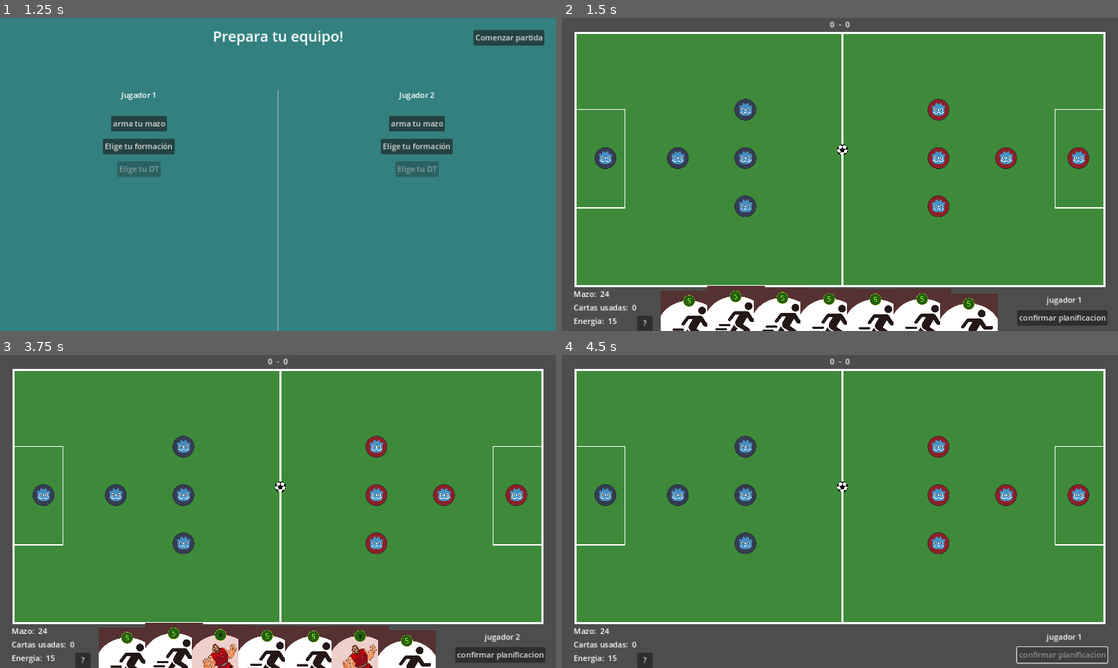
Above: before the commit, frames 1-4 (two rows, left to right).
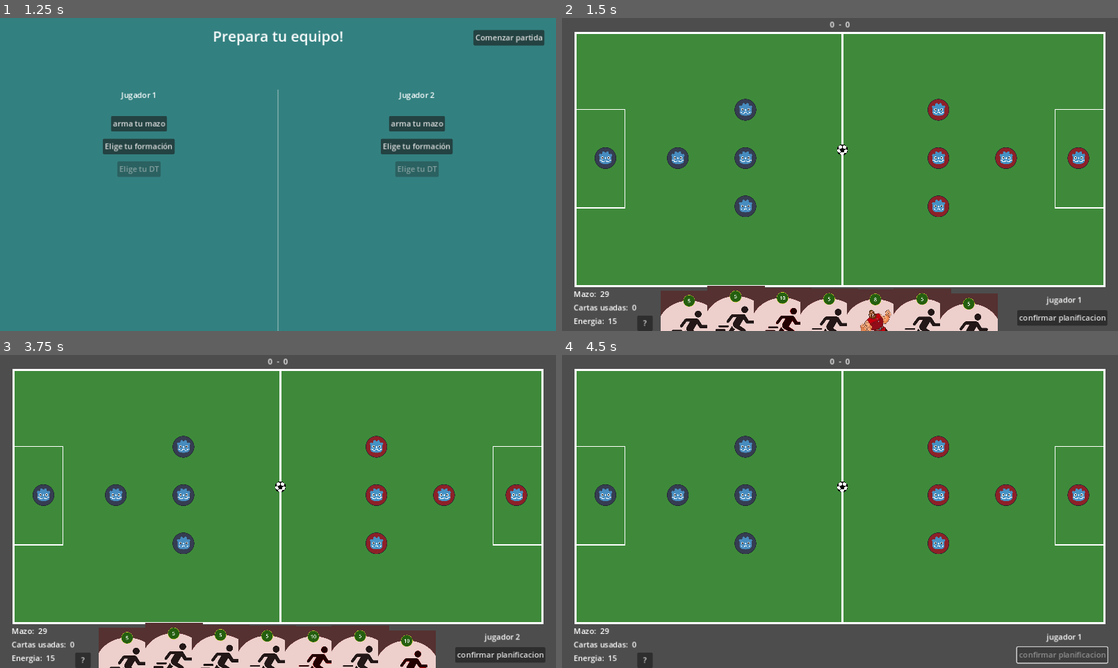
Above: after the commit, the same moments.

Repository: CardozoCasariegoLuciano/IDV_Boss_2024_S2
Game: Godot game, scene res://Views/main_menu/main_menu.tscn
Two runs of this game, one before a commit and one after it. Both use one fixed random seed, a clock stepped at 60 frames per second and the inputs below.
Inputs:
- Up to frame 1 (1.25 s): click "Nuevo juego" at 0.5 s
- Up to frame 2 (1.5 s): click "Comenzar partida" at 1.25 s
- Up to frame 3 (3.75 s): click "confirmar planificacion" at 2 s; click "?" at 2.75 s; click "Estoy listo" at 3.5 s
- Up to frame 4 (4.5 s): click "confirmar planificacion" at 4.25 s

Frame 1 is identical in both runs. In frame 2, 4.8% of the frame differs, in the area x 7-79%, y 87-100%; in frame 3, 4.0%; in frame 4, less than 0.1%.

Commit message:
add new card

Diff:
--- a/entities/carts/card_options/card_option.gd
+++ b/entities/carts/card_options/card_option.gd
@@ -29,10 +29,16 @@
 
 func _on_remove_cards() -> void:
 	if(player == 1 and card.player_1_quantity > 0):
-		card.player_1_quantity -= card.step_quantity
+		if(card.player_1_quantity - card.step_quantity > 0):
+			card.player_1_quantity -= card.step_quantity
+		else:
+			card.player_1_quantity = 0
 		label.text = str(card.player_1_quantity)
 	if(player == 2 and card.player_2_quantity > 0):
-		card.player_2_quantity -= card.step_quantity
+		if(card.player_2_quantity - card.step_quantity > 0):
+			card.player_2_quantity -= card.step_quantity
+		else:
+			card.player_2_quantity = 0
 		label.text = str(card.player_2_quantity)
 	on_update_option_quantity.emit()
 
--- a/entities/carts/cart_template/card_template.gd
+++ b/entities/carts/cart_template/card_template.gd
@@ -6,7 +6,7 @@
 
 @onready var panel: Panel = $Panel
 @onready var canvas_layer: CanvasLayer = $CanvasLayer
-@onready var card_sprite: Sprite2D = $Sprite2D
+@onready var card_sprite: Sprite2D = $Card
 @onready var button: Button = $CanvasLayer/Button
 @onready var card_sfx: AudioStreamPlayer = $CardSfx
 
@@ -40,15 +40,20 @@
 	_play_sfx(take_card_sfx)
 	card_sprite.visible = value
 
+#Este es el metodo principa, es la accion que hace la carta al momento de ejecutar
+#las jugadas de las 2 personas
 func apply_action():
 	pass
 
+#Este metodo se ejecuta luego de que se disparen las jugadas de las 2 personas
 func clean_target():
 	pass
 
+#Este metodo se ejecuta cuando un juegador termina su turno
 func after_turn():
 	pass
 
+#Este metodo se ejecuta luego de asignar la carta al objetivo
 func after_set_data():
 	pass
 
--- a/entities/carts/cart_template/card_template.tscn
+++ b/entities/carts/cart_template/card_template.tscn
@@ -22,9 +22,44 @@
 scale = Vector2(0.2, 0.2)
 script = ExtResource("2_gt6uc")
 
-[node name="Sprite2D" type="Sprite2D" parent="."]
+[node name="Card" type="Sprite2D" parent="."]
 scale = Vector2(0.3, 0.3)
 texture = ExtResource("3_rgsyl")
+
+[node name="Energy" type="Label" parent="Card"]
+offset_left = -37.0
+offset_top = -310.0
+offset_right = 33.0
+offset_bottom = -247.0
+theme_override_font_sizes/font_size = 35
+horizontal_alignment = 1
+vertical_alignment = 1
+
+[node name="Name" type="Label" parent="Card"]
+anchors_preset = -1
+anchor_left = 0.242
+anchor_top = 0.596
+anchor_right = 0.75
+anchor_bottom = 0.667
+offset_left = -199.8
+offset_top = -350.2
+offset_right = -200.0
+offset_bottom = -349.9
+theme_override_font_sizes/font_size = 25
+horizontal_alignment = 1
+vertical_alignment = 1
+
+[node name="Description" type="Label" parent="Card"]
+offset_left = -157.0
+offset_top = 143.0
+offset_right = 163.0
+offset_bottom = 300.0
+theme_override_colors/font_color = Color(0, 0, 0, 1)
+theme_override_font_sizes/font_size = 20
+autowrap_mode = 3
+
+[node name="Card_image" type="Sprite2D" parent="Card"]
+position = Vector2(0, -63.3333)
 
 [node name="CanvasLayer" type="CanvasLayer" parent="."]
 layer = 4
--- a/entities/carts/cart_template/fullscreen_card_panel.gd
+++ b/entities/carts/cart_template/fullscreen_card_panel.gd
@@ -1,6 +1,6 @@
 extends Panel
 @onready var canvas_layer: CanvasLayer = $".."
-@onready var parrent_sprite: Sprite2D = $"../../Sprite2D"
+@onready var parrent_sprite: Sprite2D = $"../../Card"
 
 func _ready() -> void:
 	var fullScreen:Sprite2D = parrent_sprite.duplicate()
--- a/entities/carts/cart_template/panel.gd
+++ b/entities/carts/cart_template/panel.gd
@@ -1,6 +1,6 @@
 extends Panel
 @onready var card: Card_template = $".."
-@onready var card_sprite: Sprite2D = $"../Sprite2D"
+@onready var card_sprite: Sprite2D = $"../Card"
 @onready var card_fullscreen: CanvasLayer = $"../CanvasLayer"
 
 var is_hover = false
--- a/entities/carts/movements/move_card/move_card.tscn
+++ b/entities/carts/movements/move_card/move_card.tscn
@@ -1,11 +1,30 @@
-[gd_scene load_steps=4 format=3 uid="uid://caw0pdl6xb3ht"]
+[gd_scene load_steps=6 format=3 uid="uid://caw0pdl6xb3ht"]
 
 [ext_resource type="PackedScene" uid="uid://c81uyxatkkoh5" path="res://entities/carts/cart_template/card_template.tscn" id="1_cc4bb"]
 [ext_resource type="Script" path="res://entities/carts/movements/move_card/move_card.gd" id="2_v3gpk"]
-[ext_resource type="Texture2D" uid="uid://bntl365nhbq2k" path="res://assets/cards/final_assets/move_card.png" id="3_tuwpe"]
+[ext_resource type="Texture2D" uid="uid://ojabt8mm70fs" path="res://assets/cards/final_assets/run.png" id="3_lu4qk"]
+
+[sub_resource type="Resource" id="Resource_0jn6i"]
+metadata/__load_path__ = "res://assets/audio/ui/takeIt.mp3"
+
+[sub_resource type="Resource" id="Resource_l3xo5"]
+metadata/__load_path__ = "res://assets/audio/ui/cardPlayed.mp3"
 
 [node name="Card_Template" instance=ExtResource("1_cc4bb")]
 script = ExtResource("2_v3gpk")
+take_card_sfx = SubResource("Resource_0jn6i")
+card_played_sfx = SubResource("Resource_l3xo5")
 
-[node name="Sprite2D" parent="." index="1"]
-texture = ExtResource("3_tuwpe")
+[node name="Energy" parent="Card" index="0"]
+text = "5"
+
+[node name="Name" parent="Card" index="1"]
+text = "Mover"
+
+[node name="Description" parent="Card" index="2"]
+text = "Esta carta mueve un jugador por la cancha"
+
+[node name="Card_image" parent="Card" index="3"]
+position = Vector2(-16.6667, -86.6666)
+scale = Vector2(1.5641, 1.5641)
+texture = ExtResource("3_lu4qk")
--- /dev/null
+++ b/entities/carts/movements/move_card_plus/move_card_plus.gd
@@ -0,0 +1,53 @@
+extends Card_template
+
+var click_init_value
+var click_last_value
+var player: Player
+var max_range_value = 250
+
+func _ready() -> void:
+	scene_path = preload("res://entities/carts/movements/move_card_plus/move_card_plus.tscn")
+	energy_cost = 10
+	power = 20000
+	require_click = true
+
+func _physics_process(delta: float) -> void:
+	if(!player): return
+	player.selected.rotation += 8.0 * delta
+	if(click_init_value):
+		var angle = ( click_init_value - get_global_mouse_position()).angle()
+		player.arrow_direction.set_deferred("rotation", angle)
+
+		var distance = clamp(click_init_value.distance_to(get_global_mouse_position()), 0, max_range_value)
+		var color_factor = distance / max_range_value
+		var color = Color(1, 1 - color_factor, 1 - color_factor)
+		player.arrow_direction.modulate = color
+
+func _input(event):
+	if(!player): return
+	if event is InputEventMouseButton:
+		if event.button_index == MOUSE_BUTTON_LEFT  and event.pressed:
+			click_init_value = event.position
+			player.arrow_direction.visible = true
+			player.arrow_direction.modulate = Color.WHITE
+		if event.button_index == MOUSE_BUTTON_LEFT  and !event.pressed:
+			click_last_value =  event.position
+			player.selected.visible = false
+			player = null
+
+func after_turn():
+	if(!card_target): return
+	card_target.arrow_direction.visible = false
+
+func after_set_data():
+	if(!card_target): return
+	self.player = card_target
+	card_target.selected.visible = true
+
+
+func apply_action():
+	var execute_player = card_target as Player
+	execute_player.arrow_direction.visible = false
+	var distance_selected = click_init_value.distance_to(click_last_value) / max_range_value
+	var impulse = (click_init_value - click_last_value).normalized() * power * clamp(distance_selected, 0.1, 1)
+	execute_player.apply_central_impulse(impulse)
--- /dev/null
+++ b/entities/carts/movements/move_card_plus/move_card_plus.tscn
@@ -0,0 +1,27 @@
+[gd_scene load_steps=4 format=3 uid="uid://dlyymgpl7clt3"]
+
+[ext_resource type="PackedScene" uid="uid://c81uyxatkkoh5" path="res://entities/carts/cart_template/card_template.tscn" id="1_o182l"]
+[ext_resource type="Script" path="res://entities/carts/movements/move_card_plus/move_card_plus.gd" id="2_6p8f0"]
+[ext_resource type="Texture2D" uid="uid://ojabt8mm70fs" path="res://assets/cards/final_assets/run.png" id="3_b0yvt"]
+
+[node name="Card_Template" instance=ExtResource("1_o182l")]
+script = ExtResource("2_6p8f0")
+take_card_sfx = null
+card_played_sfx = null
+
+[node name="Energy" parent="Card" index="0"]
+text = "10
+"
+
+[node name="Name" parent="Card" index="1"]
+text = "Mover Plus"
+
+[node name="Description" parent="Card" index="2"]
+text = "Esta carta puede mover al jugador una mayor distancia"
+
+[node name="Card_image" parent="Card" index="3"]
+modulate = Color(1, 0, 0, 1)
+self_modulate = Color(1, 0, 0, 1)
+position = Vector2(0, -90)
+scale = Vector2(1.50962, 1.50962)
+texture = ExtResource("3_b0yvt")
--- a/entities/carts/powers/gigant/gigant_card.tscn
+++ b/entities/carts/powers/gigant/gigant_card.tscn
@@ -1,59 +1,30 @@
-[gd_scene load_steps=4 format=3 uid="uid://dcthvb3ax6c65"]
+[gd_scene load_steps=6 format=3 uid="uid://dcthvb3ax6c65"]
 
 [ext_resource type="PackedScene" uid="uid://c81uyxatkkoh5" path="res://entities/carts/cart_template/card_template.tscn" id="1_tiu8e"]
 [ext_resource type="Script" path="res://entities/carts/powers/gigant/gigant_card.gd" id="2_djshs"]
 [ext_resource type="Texture2D" uid="uid://vh0ufmdu23og" path="res://assets/cards/final_assets/images.png" id="3_1stf7"]
 
+[sub_resource type="Resource" id="Resource_0jn6i"]
+metadata/__load_path__ = "res://assets/audio/ui/takeIt.mp3"
+
+[sub_resource type="Resource" id="Resource_l3xo5"]
+metadata/__load_path__ = "res://assets/audio/ui/cardPlayed.mp3"
+
 [node name="Card_Template" instance=ExtResource("1_tiu8e")]
 script = ExtResource("2_djshs")
+take_card_sfx = SubResource("Resource_0jn6i")
+card_played_sfx = SubResource("Resource_l3xo5")
 
-[node name="Label" type="Label" parent="Sprite2D" index="0"]
-anchors_preset = 7
-anchor_left = 0.5
-anchor_top = 1.0
-anchor_right = 0.5
-anchor_bottom = 1.0
-offset_left = -256.0
-offset_top = -628.667
-offset_right = -144.0
-offset_bottom = -586.667
-grow_horizontal = 2
-grow_vertical = 0
-theme_override_colors/font_color = Color(0, 0, 0, 1)
-theme_override_font_sizes/font_size = 30
+[node name="Energy" parent="Card" index="0"]
+text = "8"
+
+[node name="Name" parent="Card" index="1"]
 text = "Gigante"
 
-[node name="Label2" type="Label" parent="Sprite2D" index="1"]
-anchors_preset = 7
-anchor_left = 0.5
-anchor_top = 1.0
-anchor_right = 0.5
-anchor_bottom = 1.0
-offset_left = -363.0
-offset_top = -567.0
-offset_right = -27.0
-offset_bottom = -393.0
-grow_horizontal = 2
-grow_vertical = 0
-theme_override_colors/font_color = Color(0, 0, 0, 1)
-theme_override_font_sizes/font_size = 15
+[node name="Description" parent="Card" index="2"]
 text = "Aumenta la masa del jugador, lo que le permite empujar a los demás jugadores con mayor facilidad"
-autowrap_mode = 3
 
-[node name="Label3" type="Label" parent="Sprite2D" index="2"]
-anchors_preset = 5
-anchor_left = 0.5
-anchor_right = 0.5
-offset_left = -211.0
-offset_top = -303.333
-offset_right = -191.0
-offset_bottom = -254.333
-grow_horizontal = 2
-theme_override_colors/font_color = Color(0, 0, 0, 1)
-theme_override_font_sizes/font_size = 35
-text = "8"
-
-[node name="Sprite2D" type="Sprite2D" parent="Sprite2D" index="3"]
-position = Vector2(-6.66667, -90)
-scale = Vector2(1.31481, 1.31481)
+[node name="Card_image" parent="Card" index="3"]
+position = Vector2(0, -90)
+scale = Vector2(1.21111, 1.21111)
 texture = ExtResource("3_1stf7")
--- a/entities/carts/powers/wall/wall_card.tscn
+++ b/entities/carts/powers/wall/wall_card.tscn
@@ -1,65 +1,34 @@
-[gd_scene load_steps=5 format=3 uid="uid://dha53vtws8hfb"]
+[gd_scene load_steps=7 format=3 uid="uid://dha53vtws8hfb"]
 
 [ext_resource type="PackedScene" uid="uid://c81uyxatkkoh5" path="res://entities/carts/cart_template/card_template.tscn" id="1_bchkx"]
 [ext_resource type="Script" path="res://entities/carts/powers/wall/wall_card.gd" id="2_tu3k8"]
 [ext_resource type="PackedScene" uid="uid://b8xn6eeuvjgwr" path="res://entities/carts/powers/wall/wall.tscn" id="3_fkga8"]
 [ext_resource type="Texture2D" uid="uid://s45ckkm58fek" path="res://assets/cards/final_assets/8666641.png" id="4_4mgdp"]
 
+[sub_resource type="Resource" id="Resource_0jn6i"]
+metadata/__load_path__ = "res://assets/audio/ui/takeIt.mp3"
+
+[sub_resource type="Resource" id="Resource_l3xo5"]
+metadata/__load_path__ = "res://assets/audio/ui/cardPlayed.mp3"
+
 [node name="Card_Template" instance=ExtResource("1_bchkx")]
 script = ExtResource("2_tu3k8")
 wall_scene = ExtResource("3_fkga8")
+take_card_sfx = SubResource("Resource_0jn6i")
+card_played_sfx = SubResource("Resource_l3xo5")
 
-[node name="Label" type="Label" parent="Sprite2D" index="0"]
-anchors_preset = 8
-anchor_left = 0.5
-anchor_top = 0.5
-anchor_right = 0.5
-anchor_bottom = 0.5
-offset_left = -231.5
-offset_top = -281.0
-offset_right = -168.5
-offset_bottom = -239.0
-grow_horizontal = 2
-grow_vertical = 2
-theme_override_colors/font_color = Color(0, 0, 0, 1)
-theme_override_font_sizes/font_size = 30
-text = "Wall
-"
-
-[node name="Label2" type="Label" parent="Sprite2D" index="1"]
-anchors_preset = 8
-anchor_left = 0.5
-anchor_top = 0.5
-anchor_right = 0.5
-anchor_bottom = 0.5
-offset_left = -360.0
-offset_top = -220.0
-offset_right = -30.0
-offset_bottom = -43.0
-grow_horizontal = 2
-grow_vertical = 2
-theme_override_colors/font_color = Color(0, 0, 0, 1)
-theme_override_font_sizes/font_size = 15
-text = "Esta carta crea un muro en la posición seleccionada de la cancha
-
-"
-autowrap_mode = 3
-
-[node name="Label3" type="Label" parent="Sprite2D" index="2"]
-anchors_preset = 5
-anchor_left = 0.5
-anchor_right = 0.5
-offset_left = -223.333
-offset_top = -306.667
-offset_right = -183.333
-offset_bottom = -257.667
-grow_horizontal = 2
-theme_override_colors/font_color = Color(0, 0, 0, 1)
-theme_override_font_sizes/font_size = 35
+[node name="Energy" parent="Card" index="0"]
 text = "15
 "
 
-[node name="Sprite2D" type="Sprite2D" parent="Sprite2D" index="3"]
-position = Vector2(-1.52588e-05, -93.3333)
-scale = Vector2(0.49349, 0.49349)
+[node name="Name" parent="Card" index="1"]
+text = "Wall"
+
+[node name="Description" parent="Card" index="2"]
+text = "Esta carta crea un muro en la posición seleccionada de la cancha
+"
+
+[node name="Card_image" parent="Card" index="3"]
+position = Vector2(0, -90)
+scale = Vector2(0.519531, 0.519531)
 texture = ExtResource("4_4mgdp")
--- a/globals/CARD_BANK.gd
+++ b/globals/CARD_BANK.gd
@@ -6,8 +6,11 @@
 		25,25,25,5),
 	CardData.new().set_values(
 		preload("res://entities/carts/powers/gigant/gigant_card.tscn"),
-		5,5,5,1),
+		5,5,5,10),
 	CardData.new().set_values(
 		preload("res://entities/carts/powers/wall/wall_card.tscn"),
-		1,1,1,1)
+		1,1,1,1),
+	CardData.new().set_values(
+		preload("res://entities/carts/movements/move_card_plus/move_card_plus.tscn"),
+		5,5,3,1)
 ]
Binary file added: assets/cards/final_assets/run.png
Not shown, added: assets/cards/final_assets/run.png.import
